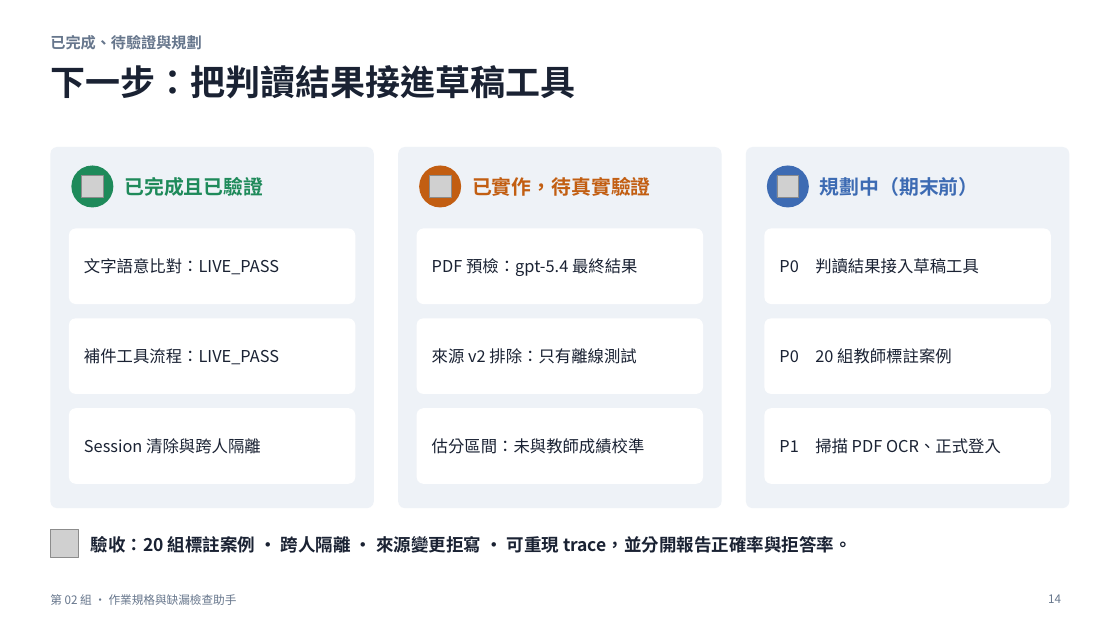
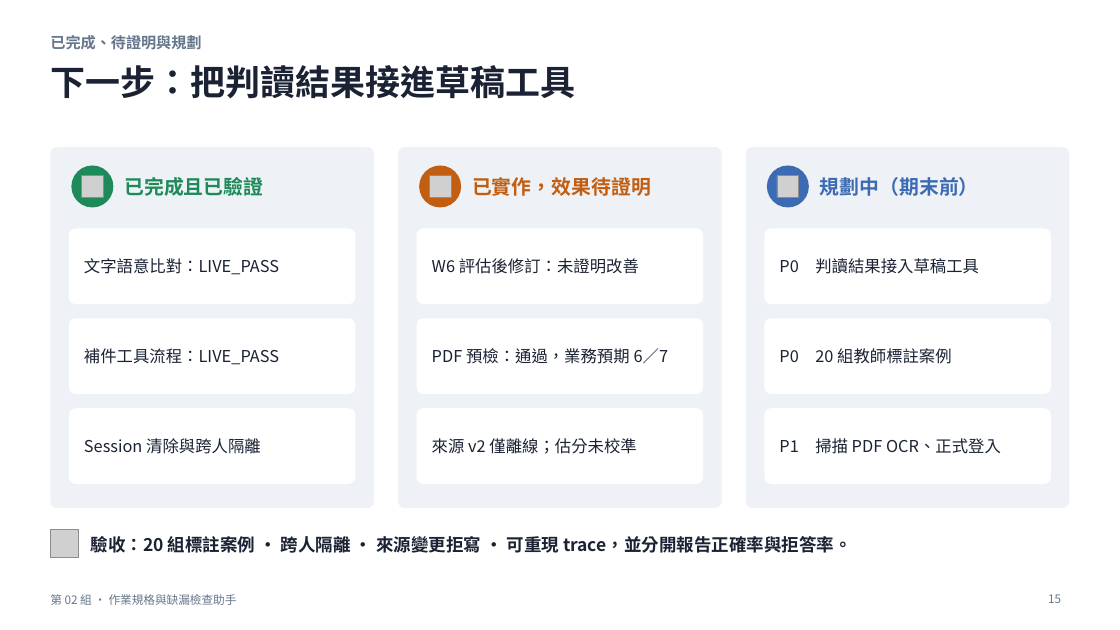
Before and after one commit to yoyo6108876/nutn-agent-2026f-team2-campus-life, a slide deck: slide 15 of reports/phase-review-v2/phase-review-v2.pptx (slide 14 before the commit). Drawn at 1120x630 pixels with LibreOffice and Linux fonts; fonts in the diff are those of the drawing; grey boxes stand for pictures. Boxes give left, top, right and bottom in pixels: in the first picture for what was removed or moved away, otherwise in the second. Text is boxed around its words. In the diff, an @@ line names an element or a change of style, - is before the commit and + after.

```diff
--- a/reports/phase-review-v2/phase-review-v2.pptx
+++ b/reports/phase-review-v2/phase-review-v2.pptx
@@ text at bbox=[50, 35, 201, 50]: text changed @@
-已完成、待驗證與規劃
+已完成、待證明與規劃
@@ text at bbox=[472, 177, 651, 196]: text changed @@
-已實作，待真實驗證
+已實作，效果待證明
@@ text at bbox=[432, 258, 639, 274]: text changed @@
-PDF 預檢：gpt-5.4 最終結果
+W6 評估後修訂：未證明改善
@@ text at bbox=[432, 348, 669, 364]: text changed @@
-來源 v2 排除：只有離線測試
+PDF 預檢：通過，業務預期 6／7
@@ text at bbox=[432, 438, 636, 454]: text changed @@
-估分區間：未與教師成績校準
+來源 v2 僅離線；估分未校準
@@ page number at bbox=[1048, 594, 1061, 603]: text changed @@
-14
+15
```
Also in this commit, not shown: 5 other slides changed, 1 slide added, 15 other files.
